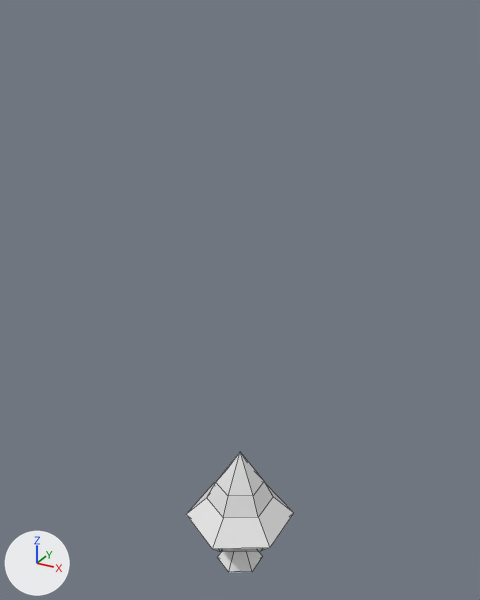
Two versions of the Blender file blender/lamp.blend, one commit apart.
The view is the same before and after, from a camera (50 mm lens) standing at (10.7, -19.4, 19.4) and looking at (-0.4, 0.6, 9.4). The axes (+X, +Y, +Z) are drawn at lower left. The lights are the same throughout. Mesh edges are drawn as thin lines.

Before the edit, the objects in view are built like this:
```python
me_cylinder = bpy.data.meshes.new('Cylinder')
me_cylinder.from_pydata(...)  # 39 vertices, 43 faces; spans x -1.97..1.97, y -2.28..2.28, z -3.4..3.0
ob_cylinder = bpy.data.objects.new('Cylinder', me_cylinder)
ob_cylinder.location = (0.0, 0.0, 0.0)
```
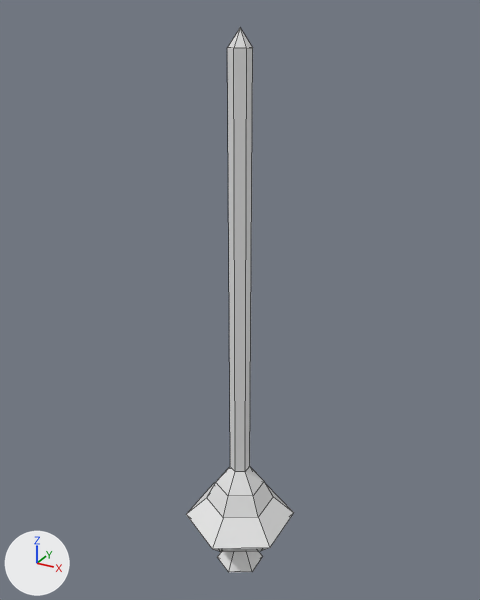
Patch to the scene script:
```diff
--- a/blender/lamp.blend.py
+++ b/blender/lamp.blend.py
@@ me_cylinder @@
 # used by ob_cylinder; location = (0.0, 0.0, 0.0)
-me_cylinder.from_pydata(...)  # 39 vertices, 43 faces; spans x -1.97..1.97, y -2.28..2.28, z -3.4..3.0
+me_cylinder.from_pydata(...)  # 51 vertices, 55 faces; spans x -1.97..1.97, y -2.28..2.28, z -3.4..18.85
+# me_cylinder part 1
+# 1 vertex is removed from x 0.0, y 0.0, z 3.0
+# 6 faces are deleted
+# 7 vertices are added at x -0.34..0.34, y -0.4..0.4, z 2.27..18.85
+# 6 new vertices lie (0.0, 0.0, 15.98) away from vertices in x -0.34..0.34, y -0.4..0.4, z 2.27
+# 18 new faces join them
```

Where the change shows, as pixel boxes (x1, y1, x2, y2) in the pictures (480 x 600 px):
'Cylinder', reshaped (350% taller): before (186, 452, 294, 572); after (186, 28, 294, 572)
part 1 of me_cylinder, built on: before (220, 452, 262, 492); after (220, 28, 261, 492)
